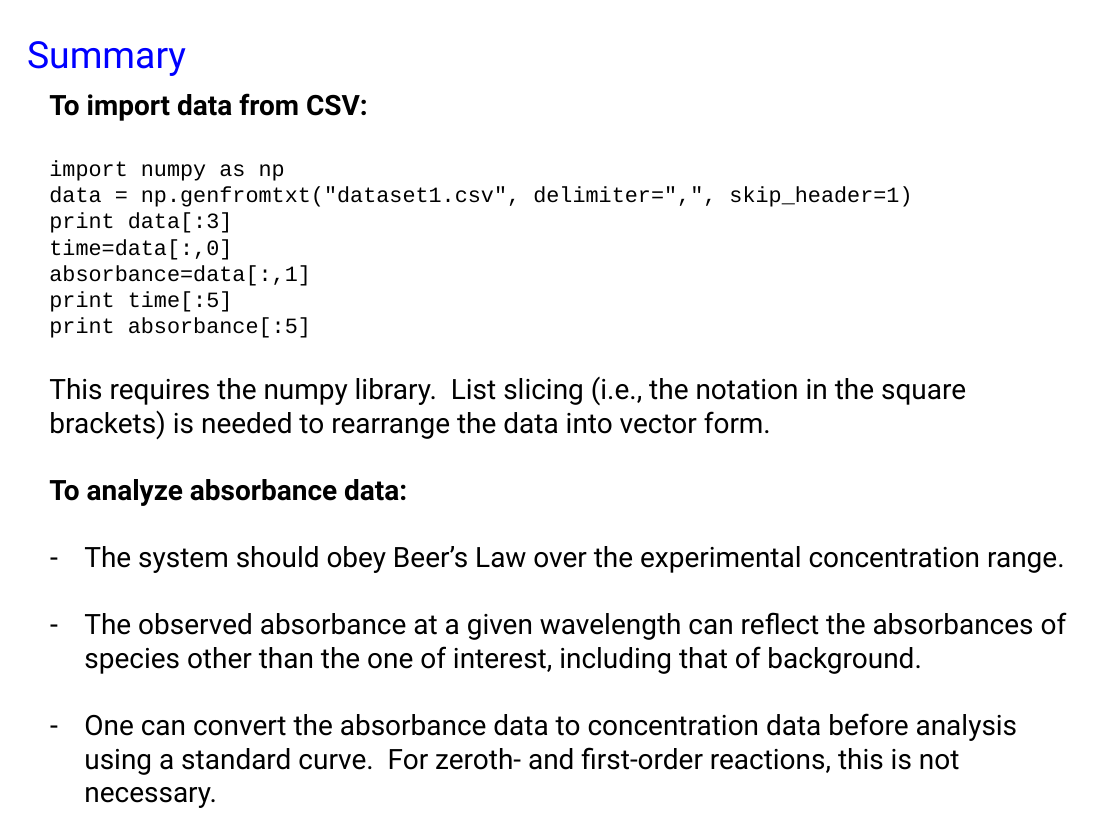
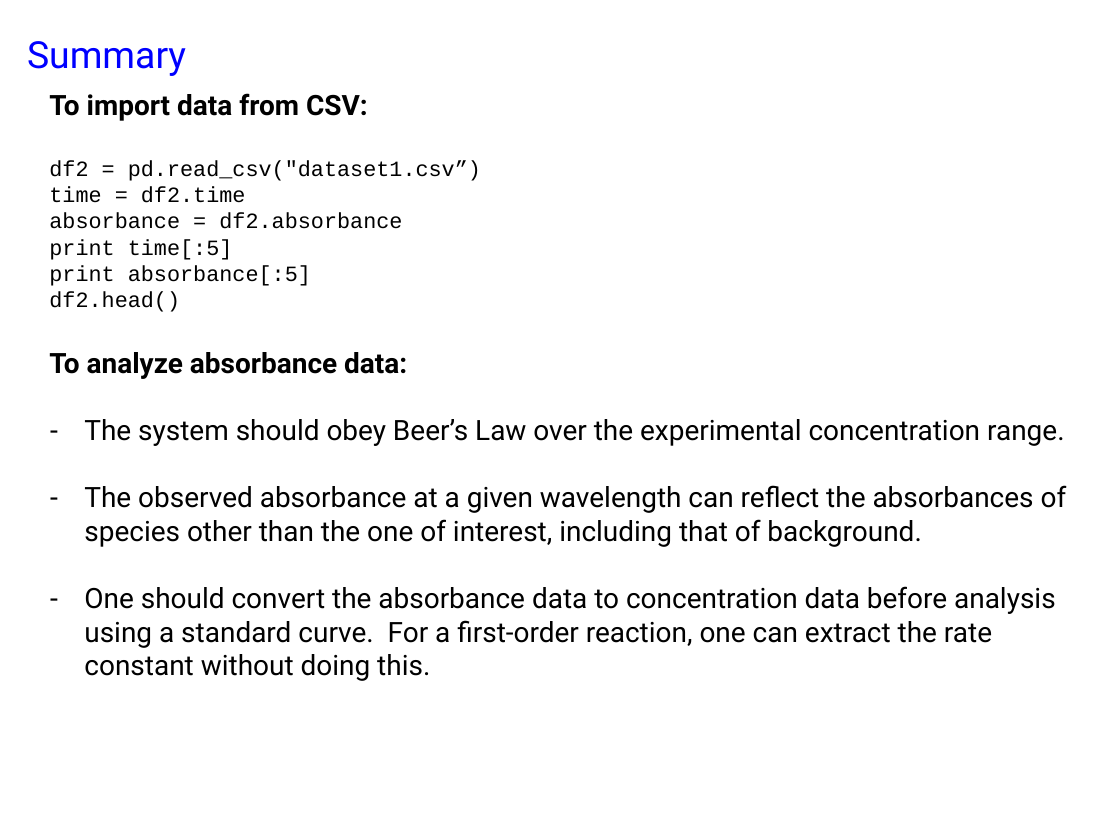
Before and after one commit to Lyle-zhang/practical_kinetics, a slide deck: slide 30 of exercise 2/exercise 2.pptx. Drawn at 1120x840 pixels with LibreOffice and Linux fonts; fonts in the diff are those of the drawing. Boxes give left, top, right and bottom in pixels: in the first picture for what was removed or moved away, otherwise in the second. Text is boxed around its words. In the diff, an @@ line names an element or a change of style, - is before the commit and + after.

```diff
--- a/exercise 2/exercise 2.pptx
+++ b/exercise 2/exercise 2.pptx
@@ text at bbox=[49, 161, 481, 229]: text changed @@
-import numpy as np
-data = np.genfromtxt("dataset1.csv", delimiter=",", skip_header=1)
-print data[:3]
-time=data[:,0]
-absorbance=data[:,1]
+df2 = pd.read_csv("dataset1.csv”)
+time = df2.time
+absorbance = df2.absorbance
@@ text at bbox=[49, 291, 180, 312]: text changed; size 18 to 14 pt; font Roboto to Courier New @@
-This requires the numpy library. List slicing (i.e., the notation in the square brackets) is needed to rearrange the data into vector form.
+df2.head()
@@ text at bbox=[84, 586, 1056, 681]: text changed @@
-– One can convert the absorbance data to concentration data before analysis using a standard curve. For zeroth- and first-order reactions, this is not necessary.
+– One should convert the absorbance data to concentration data before analysis using a standard curve. For a first-order reaction, one can extract the rate constant without doing this.
```
Also in this commit, not shown: 25 other slides changed, 19 other files.
